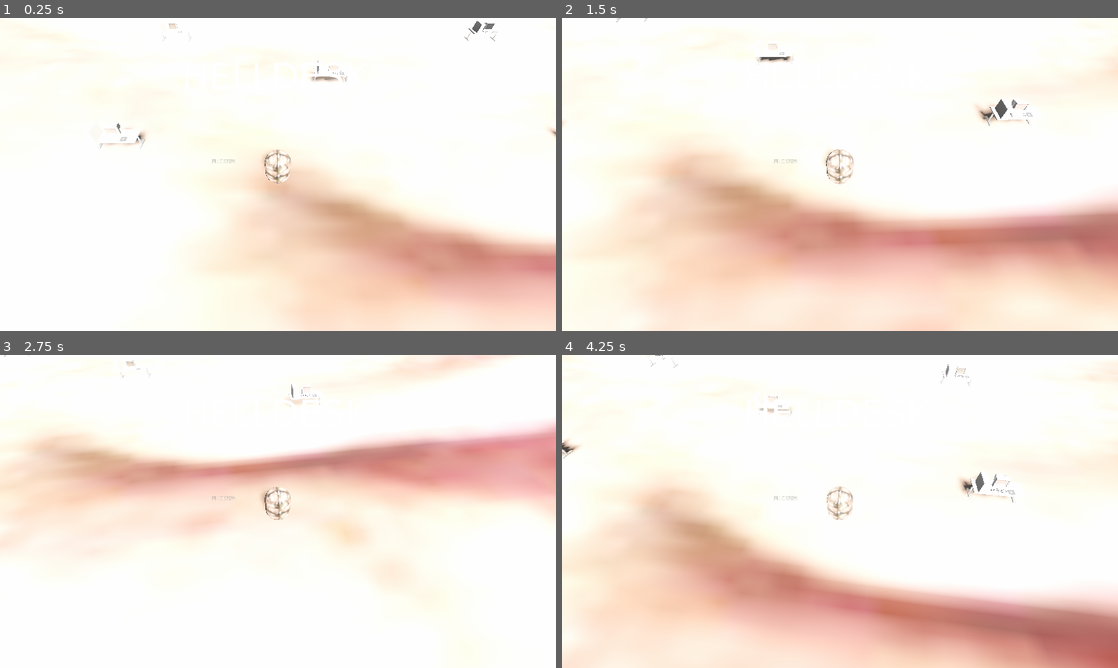
Above: before the commit, frames 1-4 (two rows, left to right).
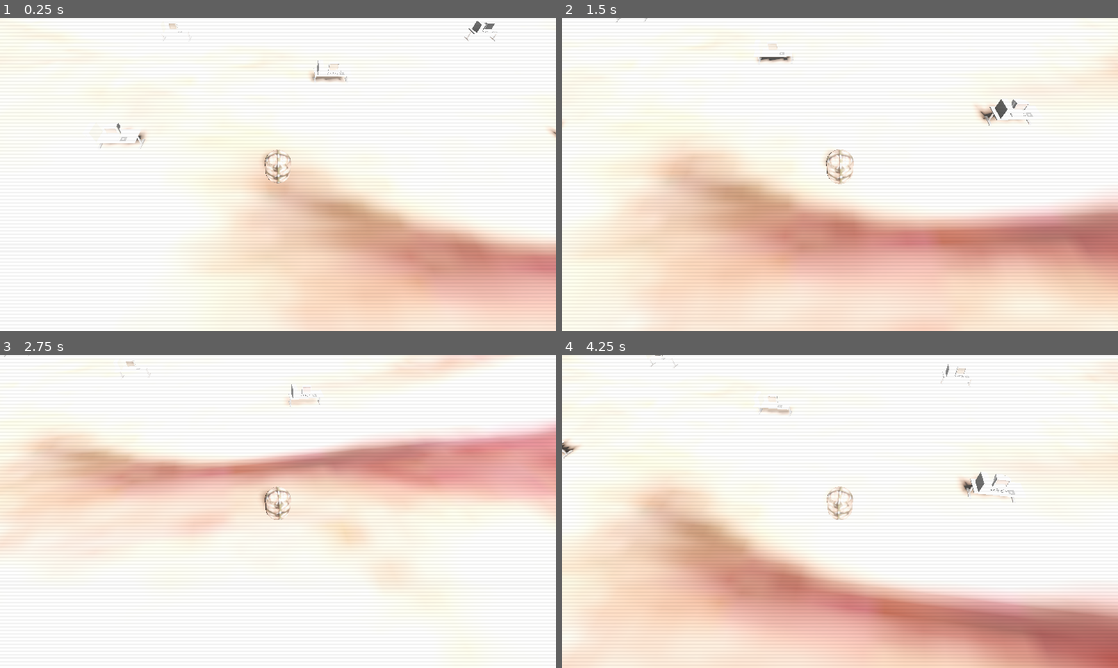
Above: after the commit, the same moments.

Repository: thinwire/Helldesk
Game: Godot game, scene res://nodes/gameworld.tscn
The game is run twice, just before and just after one commit, with the same random seed, the same clock (stepped at 60 frames per second) and the same inputs.
Inputs:
- Up to frame 1 (0.25 s): no input
- Up to frame 2 (1.5 s): tap Enter (ui_accept) at 0.5, 1.35 s; hold Right (ui_right) 0.53-1.28 s; hold Enter (ui_accept) 0.53-1.28 s; hold Down (ui_down) from 1.28 s (still down)
- Up to frame 3 (2.75 s): tap Enter (ui_accept) at 1.52, 1.82 s; release Down (ui_down) at 2.03 s; hold Right (ui_right) from 2.03 s (still down); hold Enter (ui_accept) from 2.03 s (still down)
- Up to frame 4 (4.25 s): release Right (ui_right) at 2.78 s; release Enter (ui_accept) at 2.78 s; hold Up (ui_up) 2.78-3.53 s; tap Enter (ui_accept) at 2.85, 3.02, 3.32 s; hold Left (ui_left) from 3.53 s (still down); hold Enter (ui_accept) from 3.53 s (still down)

The runs differ from the first frame. In frame 1, 0.1% of the frame differs, in the area x 33-62%, y 14-47%; in frame 2, less than 0.1%; in frame 3, less than 0.1%; in frame 4, less than 0.1%.

Commit message:
Add more stuff, like table detection and postprocess

Diff:
--- a/nodes/camera.gd
+++ b/nodes/camera.gd
@@ -1,24 +1,14 @@
 extends Camera
-
-# Declare member variables here. Examples:
-# var a = 2
-# var b = "text"
-
-onready var player = get_parent().find_node("player");
 
 var height = 8;
 var distance = 6;
 
-# Called when the node enters the scene tree for the first time.
 func _ready():
 	pass # Replace with function body.
 
-
-# Called every frame. 'delta' is the elapsed time since the previous frame.
 func _process(delta):
-
+	var player = global.player;
 	var p = player.translation;
 	var from = Vector3(p.x, p.y + height, p.z + distance) - player.velocity * 0.1;
-	#self.look_at_from_position(p, p, Vector3.UP);
 	self.translation = from;
 	self.look_at(p, Vector3.UP);
--- /dev/null
+++ b/nodes/gameworld.gd
@@ -0,0 +1,18 @@
+extends Node
+
+#
+# Game world control stuff
+#
+
+
+func _ready():
+	global.player = find_node("player")
+
+	pass
+
+func _process(delta):
+
+	if(Input.is_action_pressed("ui_accept")):
+		print("activate table", global.activeTable)
+
+	pass
--- a/nodes/gameworld.tscn
+++ b/nodes/gameworld.tscn
@@ -1,9 +1,12 @@
-[gd_scene load_steps=6 format=2]
+[gd_scene load_steps=9 format=2]
 
 [ext_resource path="res://nodes/player/player.tscn" type="PackedScene" id=1]
 [ext_resource path="res://nodes/level/level_root.tscn" type="PackedScene" id=2]
 [ext_resource path="res://nodes/ui/PauseMenu.tscn" type="PackedScene" id=3]
 [ext_resource path="res://nodes/camera.gd" type="Script" id=4]
+[ext_resource path="res://nodes/gameworld.gd" type="Script" id=5]
+[ext_resource path="res://shaders/postprocess.tres" type="Material" id=6]
+[ext_resource path="res://textures/paavo.png" type="Texture" id=7]
 
 [sub_resource type="Environment" id=1]
 ambient_light_energy = 0.24
@@ -15,7 +18,8 @@
 ssao_enabled = true
 glow_enabled = true
 
-[node name="gameworld" type="Spatial"]
+[node name="gameworld" type="Node"]
+script = ExtResource( 5 )
 
 [node name="player" parent="." instance=ExtResource( 1 )]
 
@@ -39,6 +43,20 @@
 directional_shadow_depth_range = 1
 directional_shadow_max_distance = 17.4
 
-[node name="CanvasLayer" type="CanvasLayer" parent="."]
+[node name="menulayer" type="CanvasLayer" parent="."]
 
-[node name="PauseMenu" parent="CanvasLayer" instance=ExtResource( 3 )]
+[node name="PauseMenu" parent="menulayer" instance=ExtResource( 3 )]
+visible = false
+
+[node name="postprocess" type="CanvasLayer" parent="."]
+layer = 2
+
+[node name="crtshader" type="TextureRect" parent="postprocess"]
+material = ExtResource( 6 )
+margin_right = 1280.0
+margin_bottom = 720.0
+texture = ExtResource( 7 )
+expand = true
+__meta__ = {
+"_edit_use_anchors_": false
+}
--- /dev/null
+++ b/nodes/global.gd
@@ -0,0 +1,21 @@
+extends Node
+
+var player_health: int = 100
+var player: KinematicBody = null
+
+var activeTable: Node = null
+
+
+# Declare member variables here. Examples:
+# var a = 2
+# var b = "text"
+
+
+# Called when the node enters the scene tree for the first time.
+func _ready():
+	pass # Replace with function body.
+
+
+# Called every frame. 'delta' is the elapsed time since the previous frame.
+#func _process(delta):
+#	pass
--- /dev/null
+++ b/nodes/level/table.gd
@@ -0,0 +1,38 @@
+extends StaticBody
+
+
+# Declare member variables here. Examples:
+# var a = 2
+# var b = "text"
+
+
+# Called when the node enters the scene tree for the first time.
+func _ready():
+	pass # Replace with function body.
+
+
+# Called every frame. 'delta' is the elapsed time since the previous frame.
+#func _process(delta):
+#	pass
+
+
+#
+# Should trigger when player enters the trigger zone
+#
+func _on_trigger_area_entered(area):
+	print("player trigger entered");
+
+	global.activeTable = self;
+
+	print(area);
+
+	pass # Replace with function body.
+
+func _on_trigger_area_exited(area):
+	print("player trigger exited");
+
+	global.activeTable = null;
+
+	print(area);
+
+	pass # Replace with function body.
--- a/nodes/level/table.tscn
+++ b/nodes/level/table.tscn
@@ -1,17 +1,32 @@
-[gd_scene load_steps=3 format=2]
+[gd_scene load_steps=5 format=2]
 
 [ext_resource path="res://objects/computer_table.glb" type="PackedScene" id=1]
+[ext_resource path="res://nodes/level/table.gd" type="Script" id=2]
+
+[sub_resource type="BoxShape" id=1]
 
 [sub_resource type="BoxShape" id=2]
 
 [node name="table" type="StaticBody"]
+script = ExtResource( 2 )
 __meta__ = {
 "_edit_group_": true
 }
 
-[node name="CollisionShape" type="CollisionShape" parent="."]
+[node name="collision" type="CollisionShape" parent="."]
 transform = Transform( 1, 0, 0, 0, 1, 0, 0, 0, 0.5, 0, 1, -0.5 )
-shape = SubResource( 2 )
+shape = SubResource( 1 )
 
 [node name="computer_table" parent="." instance=ExtResource( 1 )]
 transform = Transform( -1, 0, -3.25841e-07, 0, 1, 0, 3.25841e-07, 0, -1, 0, 0, 0 )
+
+[node name="trigger" type="Area" parent="."]
+transform = Transform( 1, 0, 0, 0, 1, 0, 0, 0, 1, 0, 1, -0.5 )
+input_ray_pickable = false
+
+[node name="shape" type="CollisionShape" parent="trigger"]
+shape = SubResource( 2 )
+
+[node name="CPUParticles" type="CPUParticles" parent="."]
+[connection signal="area_entered" from="trigger" to="." method="_on_trigger_area_entered"]
+[connection signal="area_exited" from="trigger" to="." method="_on_trigger_area_exited"]
--- a/nodes/player/player.gd
+++ b/nodes/player/player.gd
@@ -25,6 +25,7 @@
 
 # Called when the node enters the scene tree for the first time.
 func _ready():
+	print($trigger)
 	pass # Replace with function body.
 
 func handle_movement(delta):
@@ -55,3 +56,11 @@
 func _process(delta):
 	handle_movement(delta);
 	move_and_slide(velocity);
+
+	#
+	# Detect player hitting wall
+	# unused for now
+	#
+	var c = get_slide_count();
+	#if(c > 0):
+	#	print("player hit obstacle")
--- a/nodes/player/player.tscn
+++ b/nodes/player/player.tscn
@@ -1,19 +1,28 @@
-[gd_scene load_steps=5 format=2]
+[gd_scene load_steps=6 format=2]
 
 [ext_resource path="res://nodes/player/player.gd" type="Script" id=1]
 [ext_resource path="res://materials/paavo.material" type="Material" id=2]
 
-[sub_resource type="CapsuleShape" id=2]
+[sub_resource type="CapsuleShape" id=1]
 
-[sub_resource type="CapsuleMesh" id=1]
+[sub_resource type="CapsuleMesh" id=2]
+
+[sub_resource type="CylinderShape" id=3]
 
 [node name="player" type="KinematicBody"]
 script = ExtResource( 1 )
 
 [node name="CollisionShape" type="CollisionShape" parent="."]
 transform = Transform( 0.5, 0, 0, 0, -2.18557e-08, -0.5, 0, 0.5, -2.18557e-08, 0, 0.5, 0 )
-shape = SubResource( 2 )
+shape = SubResource( 1 )
 
 [node name="MeshInstance" type="MeshInstance" parent="CollisionShape"]
-mesh = SubResource( 1 )
+mesh = SubResource( 2 )
 material/0 = ExtResource( 2 )
+
+[node name="trigger" type="Area" parent="."]
+transform = Transform( 1, 0, 0, 0, 0.5, 0, 0, 0, 1, 0, 0.5, 0 )
+input_ray_pickable = false
+
+[node name="shape" type="CollisionShape" parent="trigger"]
+shape = SubResource( 3 )
--- /dev/null
+++ b/nodes/ui/PauseMenu.gd
@@ -0,0 +1,20 @@
+extends Node2D
+
+# Called when the node enters the scene tree for the first time.
+func _ready():
+	pass # Replace with function body.
+
+# Called every frame. 'delta' is the elapsed time since the previous frame.
+#func _process(delta):
+#	pass
+
+func _on_ResumeButton_pressed():
+
+
+	pass # Replace with function body.
+
+
+func _on_Button_pressed():
+
+
+	pass # Replace with function body.
--- a/nodes/ui/PauseMenu.tscn
+++ b/nodes/ui/PauseMenu.tscn
@@ -1,11 +1,10 @@
-[gd_scene load_steps=2 format=2]
+[gd_scene load_steps=3 format=2]
 
 [ext_resource path="res://textures/helldesk.png" type="Texture" id=1]
+[ext_resource path="res://nodes/ui/PauseMenu.gd" type="Script" id=2]
 
 [node name="PauseMenu" type="Node2D"]
-__meta__ = {
-"_edit_group_": true
-}
+script = ExtResource( 2 )
 
 [node name="Camera2D" type="Camera2D" parent="."]
 anchor_mode = 0
@@ -15,12 +14,24 @@
 position = Vector2( 638.463, 135.095 )
 texture = ExtResource( 1 )
 
-[node name="Label" type="Label" parent="."]
-margin_left = 486.713
-margin_top = 323.858
-margin_right = 541.713
-margin_bottom = 337.858
-text = "FUCKERS"
+[node name="ResumeButton" type="Button" parent="."]
+margin_left = 387.0
+margin_top = 332.259
+margin_right = 898.0
+margin_bottom = 380.259
+text = "Resume game"
 __meta__ = {
 "_edit_use_anchors_": false
 }
+
+[node name="Button" type="Button" parent="."]
+margin_left = 387.0
+margin_top = 443.0
+margin_right = 898.0
+margin_bottom = 495.0
+text = "Exit game"
+__meta__ = {
+"_edit_use_anchors_": false
+}
+[connection signal="pressed" from="ResumeButton" to="." method="_on_ResumeButton_pressed"]
+[connection signal="pressed" from="Button" to="." method="_on_Button_pressed"]
--- a/project.godot
+++ b/project.godot
@@ -19,6 +19,10 @@
 config/description="A game about manning an average helpdesk"
 run/main_scene="res://nodes/gameworld.tscn"
 config/icon="res://icon.png"
+
+[autoload]
+
+global="*res://nodes/global.gd"
 
 [display]
 
--- /dev/null
+++ b/shaders/postprocess.tres
@@ -0,0 +1,35 @@
+[gd_resource type="ShaderMaterial" load_steps=2 format=2]
+
+[sub_resource type="Shader" id=1]
+code = "shader_type canvas_item;
+
+uniform float bright = 1.0;
+uniform float dark   = 0.7;
+uniform float width  = 10.0;
+
+vec3 crt_effect(in vec3 color, in float pixel_y) {
+	vec3 result;
+
+	float a = mod(pixel_y, width);
+	float b = width * .5;
+	float mul = smoothstep(0.5, a, b);
+
+	result = clamp(mul, dark, bright) * color;
+
+	return result;
+}
+
+//
+// Apply a
+//
+void fragment() {
+	vec3 c = textureLod(SCREEN_TEXTURE, SCREEN_UV, 0.0).rgb;
+	COLOR.rgb = crt_effect(c, (SCREEN_UV / SCREEN_PIXEL_SIZE).y);
+}
+"
+
+[resource]
+shader = SubResource( 1 )
+shader_param/bright = 1.0
+shader_param/dark = 0.95
+shader_param/width = 5.0
Binary file added: fonts/DOTMATRI.TTF
